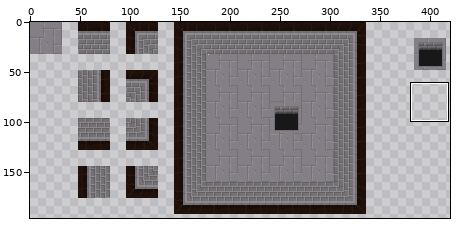
Edited in one commit: pixel-art file (core/assets/map/aseprite/stone-level.aseprite). The picture above shows the old version from afar; the outline marks the close-up.
Close-up. Old version:
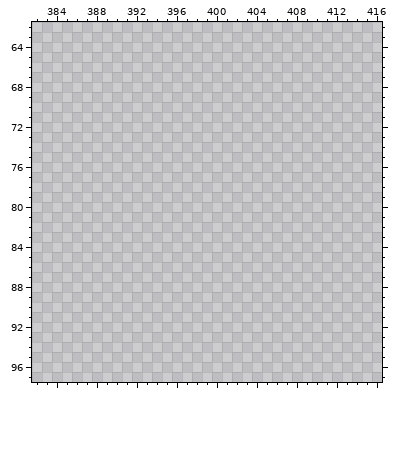
1024x1024 pixels, 1 frame. Colours within 5 levels of each other are drawn and written as one. Shown: x 382..416, y 62..97. The wide view leaves out empty margins. The commit also changed other parts of the picture, which this record leaves out.
Now the later version:
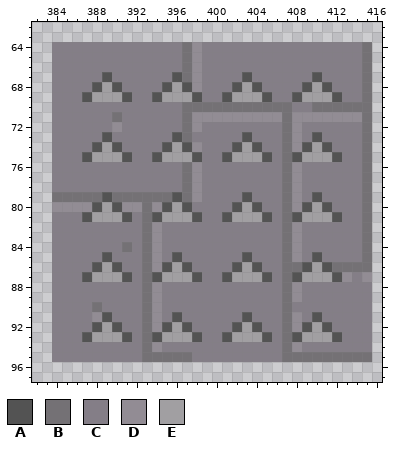
Palette (. is transparent): A #535353  B #747175  C #847e87  D #928c94  E #a19fa2
The edit:
Changed rows in their new state; - is an unchanged pixel.
Layer "Layer 1":
first column x 384:
64 CCCCCCCCCCCCCBDCCCCCCCCCCCCCCCCB
65 CCCCCCCCCCCCCBDCCCCCCCCCCCCCCCCB
66 CCCCCCCCCCCCCBDCCCCCCCCCCCCCCCCB
67 CCCCCACCCCCCABDCCCCACCCCCCACCCCB
68 CCCCAEACCCCAEADCCCAEACCCCAEACCCB
69 CCCAEEEACCAEEEACCAEEEACCAEEEACCB
70 CCCCCCCCCCCCCBBBBBBBBBBBCCBBBBBB
71 CCCCCCBCCCCCCBDDDDDDDDDBDDDDDDDB
72 CCCCCCDCCCCCCBDCCCCCCCCBDCCCCCCB
73 CCCCCACCCCCCABCCCCCACCCBDCACCCCB
74 CCCCAEACCCCAEADCCCAEACCBDAEACCCB
75 CCCAEEEACCAEEEACCAEEEACBAEEEACCB
76 CCCCCCCCCCCCCBDCCCCCCCCBDCCCCCCB
77 CCCCCCCCCCCCCBDCCCCCCCCBDCCCCCCB
78 CCCCCCCCCCCCCBDCCCCCCCCBDCCCCCCB
79 BBBBBABBBBBBABDCCCCACCCBDCACCCCB
80 DDDDAEADDBDAEACCCCAEACCBDAEACCCB
81 CCCAEEEACBAEEEACCAEEEACBAEEEACCB
82 CCCCCCCCCBDCCCCCCCCCCCCBDCCCCCCB
83 CCCCCCCCCBDCCCCCCCCCCCCBDCCCCCCB
84 CCCCCCCBCBDCCCCCCCCCCCCBDCCCCCCB
85 CCCCCACCCBDCACCCCCCACCCBDCACCCCB
86 CCCCAEACCBDAEACCCCAEACCBBAEABBBB
87 CCCAEEEACBAEEEACCAEEEACBAEEEADCD
88 CCCCCCCCCBDCCCCCCCCCCCCBDCCCCCCC
89 CCCCCCCCCBDCCCCCCCCCCCCBDCCCCCCC
90 CCCCBCCCCBDCCCCCCCCCCCCBCCCCCCCC
91 CCCCDACCCBDCACCCCCCACCCBDCACCCCC
92 CCCCAEACCBDAEACCCCAEACCBDAEACCCC
93 CCCAEEEACBAEEEACCAEEEACBAEEEACCC
94 CCCCCCCCCBDCCCCCCCCCCCCBDCCCCCCC
95 CCCCCCCCCBBBBBCCCCCCCCCBBBBBBBBB
